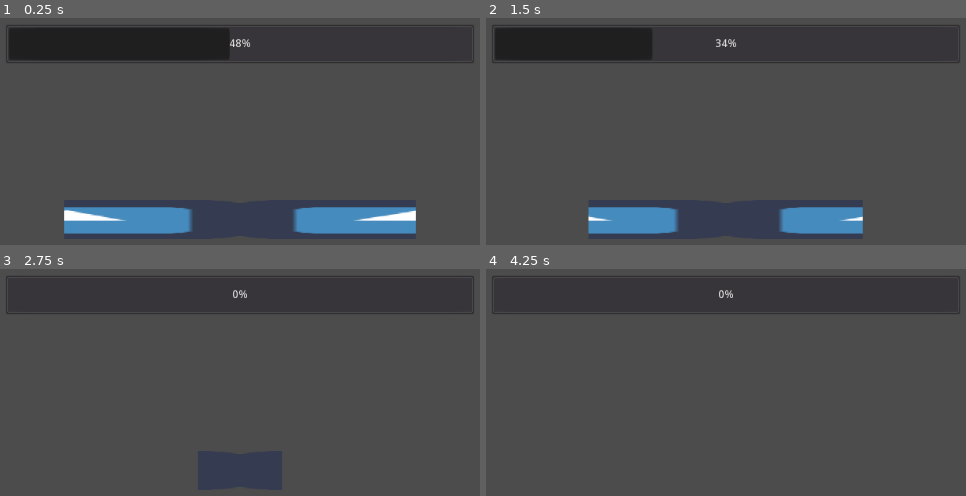
Above: before the commit, frames 1-4 (two rows, left to right).
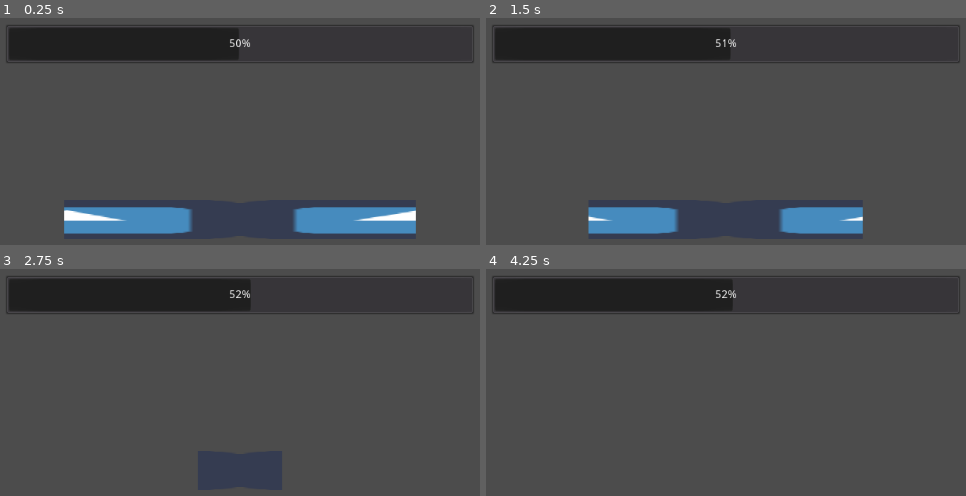
Above: after the commit, the same moments.

Repository: chris-janidlo/mini-jam-114
Game: Godot game, scene res://levels/Main.tscn
Same seed, same stepped clock (60 frames per second), same inputs: the game is played once before the commit and once after it. The project has no main scene, so this scene is started directly. The engine's default icon, where the game draws it, is replaced by a stand-in: a white triangle on a blue panel in a dark square.
Inputs:
- Up to frame 1 (0.25 s): no input
- Up to frame 2 (1.5 s): no input
- Up to frame 3 (2.75 s): no input
- Up to frame 4 (4.25 s): tap Enter at 3.5 s

The runs differ from the first frame. In frame 1, 0.2% of the frame differs, in the area x 47-51%, y 4-19%; in frame 2, 2.1%; in frame 3, 6.5%, in the area x 2-53%, y 4-19%; in frame 4, 6.5%.

Commit message:
Renormalize to 0-100

Diff:
--- a/Beam Manager.gd
+++ b/Beam Manager.gd
@@ -5,10 +5,11 @@
 export var overexert_stun_time: float
 
 export var power_by_meter_position: Curve
+export var power_multiplier: float
 
 export var input_action_prefix: String
 
-var beam_position := 0.5
+var beam_position := 50.0
 
 class MeterState:
 	var side: String
@@ -18,9 +19,9 @@
 
 	func _init(i_side: String) -> void:
 		side = i_side
-		position = 0.5
-		velocity = 0
-		stun_timer = 0
+		position = 50.0
+		velocity = 0.0
+		stun_timer = 0.0
 
 	func to_s() -> String:
 		return (
@@ -42,7 +43,7 @@
 	_manage_meter(delta, right_meter_state)
 
 	beam_position += get_overall_power() * delta
-	beam_position = clamp(beam_position, 0, 1)
+	beam_position = clamp(beam_position, 0, 100)
 
 	if beam_position == 0:
 		print("game over")
@@ -55,16 +56,15 @@
 	if meter.stun_timer > 0:
 		return
 
-	var action_name := input_action_prefix + meter.side
-	if Input.is_action_just_pressed(action_name):
+	if Input.is_action_just_pressed(input_action_prefix + meter.side):
 		meter.position += meter_push_increase_amount
 		meter.velocity = 0
 	else:
 		meter.velocity += meter_decrease_acceleration * delta
 		meter.position -= meter.velocity * delta
 
-	meter.position = clamp(meter.position, 0, 1)
-	if meter.position == 1:
+	meter.position = clamp(meter.position, 0, 100)
+	if meter.position == 100:
 		meter.stun_timer = overexert_stun_time
 
 
--- a/Beam Manager.tscn
+++ b/Beam Manager.tscn
@@ -8,8 +8,9 @@
 
 [node name="Beam Manager" type="Node2D"]
 script = ExtResource( 1 )
-meter_push_increase_amount = 0.01
-meter_decrease_acceleration = 0.1
+meter_push_increase_amount = 1.0
+meter_decrease_acceleration = 10.0
 overexert_stun_time = 1.0
 power_by_meter_position = SubResource( 1 )
+power_multiplier = 2.0
 input_action_prefix = "push_"
--- a/UI/Power Meter.gd
+++ b/UI/Power Meter.gd
@@ -7,5 +7,5 @@
 onready var _right_bar := get_node(right_progress_bar) as Range
 
 func _process(_delta):
-	_left_bar.value = BeamManager.left_meter_state.position * 100
-	_right_bar.value = BeamManager.right_meter_state.position * 100
+	_left_bar.value = BeamManager.left_meter_state.position
+	_right_bar.value = BeamManager.right_meter_state.position
--- a/UI/Tug of War.gd
+++ b/UI/Tug of War.gd
@@ -7,4 +7,4 @@
 
 
 func _process(_delta):
-	_bar.value = BeamManager.beam_position * 100
+	_bar.value = BeamManager.beam_position
